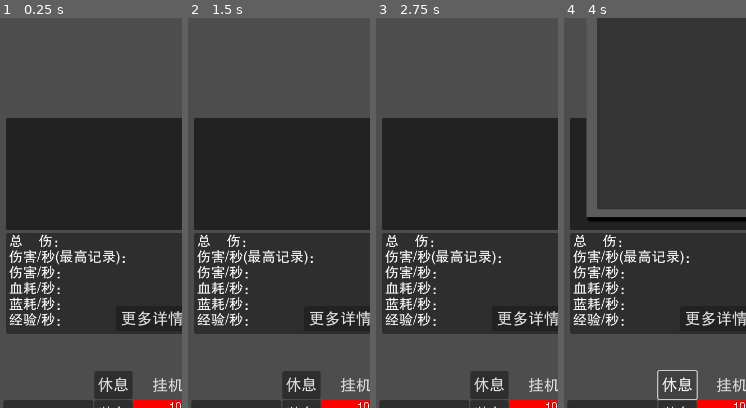
Above: before the commit, frames 1-4 (left to right).
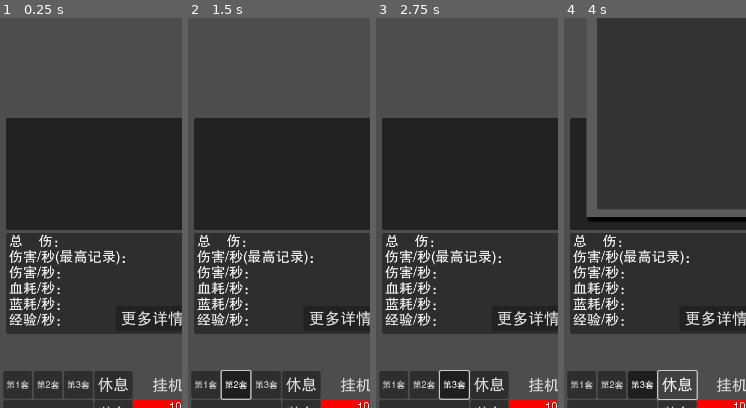
Above: after the commit, the same moments.

Repository: limingboGitHub/TextAdventure
Game: Godot game, scene res://src/scenes/game/world.tscn
Same seed, same stepped clock (60 frames per second), same inputs: the game is played once before the commit and once after it. This scene is started directly instead of the project's main scene.
Inputs (mouse positions are % of the whole screen's width and height, from its top left):
- Up to frame 1 (0.25 s): no input
- Up to frame 2 (1.5 s): click (5, 90) at 0.5 s, where only the run after the commit has a clickable "第1套"; click (13, 90) at 1.25 s, where only the run after the commit has a clickable "第2套"
- Up to frame 3 (2.75 s): click (22, 90) at 2 s, where only the run after the commit has a clickable "第3套"
- Up to frame 4 (4 s): click "大地图" at 2.75 s; click "休息" at 3.5 s
The pictures show only the part of the screen within x 0-50%, y 43-93%; the shares and areas given below are measured in that part.

The runs differ from the first frame. In frame 1, 3.0% of the frame differs, in the area x 2-52%, y 90-98%; in frame 2, 3.3%; in frame 3, 3.1%; in frame 4, 3.1%.
Error in both runs: Attempt to call function 'get_as_text' in base 'null instance' on a null instance. (res://src/core/res_manager.gd:221)

Commit message:
feat: 新增主页的快捷切换装备按钮

Diff:
--- a/src/scenes/dialog/role_equip_dialog.gd
+++ b/src/scenes/dialog/role_equip_dialog.gd
@@ -110,3 +110,7 @@
 
 func _on_tab_container_tab_changed(tab: int) -> void:
 	role_equip.set_current_equip_index(tab)
+
+
+func click_tab(index: int):
+	equip_tab_container.current_tab = index
--- a/src/scenes/game/world.gd
+++ b/src/scenes/game/world.gd
@@ -171,6 +171,8 @@
 	$CanvasLayer/UI/Dialog/AlchemyDialog.alchemy_maked.connect(_on_alchemy_maked)
 	# 监听地图选择事件
 	$CanvasLayer/UI/Dialog/MapSelectDialog.map_selected.connect(_on_npc_map_selected)
+	# 监听装备栏索引切换
+	data_world.get_data_role_equip().current_equip_index_changed.connect(_on_current_equip_index_changed)
 
 
 func _on_local_player_created(data_player: DataPlayer):
@@ -1133,3 +1135,26 @@
 		# MP不足且无法恢复，取消所有黑化怪物
 		data_world.black_monster_manager.clear_all()
 		ToastManager.add_toast("魔力不足，无法维持黑化召唤物")
+
+
+func _on_fast_equip_1_bt_toggled(toggled_on: bool) -> void:
+	if toggled_on:
+		$CanvasLayer/UI/Dialog/RoleEquipDialog.click_tab(0)
+		#data_world.get_data_role_equip().set_current_equip_index(0)
+
+
+func _on_fast_equip_2_bt_toggled(toggled_on: bool) -> void:
+	if toggled_on:
+		#data_world.get_data_role_equip().set_current_equip_index(1)
+		$CanvasLayer/UI/Dialog/RoleEquipDialog.click_tab(1)
+
+
+func _on_fast_equip_3_bt_toggled(toggled_on: bool) -> void:
+	if toggled_on:
+		#data_world.get_data_role_equip().set_current_equip_index(2)
+		$CanvasLayer/UI/Dialog/RoleEquipDialog.click_tab(2)
+
+
+func _on_current_equip_index_changed(index: int,items: Dictionary) -> void:
+	var tab_bt: Button = $CanvasLayer/UI/StatusBar/EquipTab.get_node("FastEquip" +str(index+1)+ "Bt")
+	tab_bt.button_pressed = true
--- a/src/scenes/game/world.tscn
+++ b/src/scenes/game/world.tscn
@@ -6,6 +6,7 @@
 [ext_resource type="Script" uid="uid://c8lc1mpnj7vtw" path="res://src/scenes/game/color_bar.gd" id="3_igcpe"]
 [ext_resource type="Script" uid="uid://ncw4cbq13qp8" path="res://src/scenes/widget/touch_button.gd" id="5_whnrt"]
 [ext_resource type="PackedScene" uid="uid://dyd4y7jhs3t5b" path="res://src/scenes/dialog/player_attri_dialog.tscn" id="6_58rbw"]
+[ext_resource type="ButtonGroup" uid="uid://rgcmc1kaqllu" path="res://theme/fast_equip_group.tres" id="6_f8mo6"]
 [ext_resource type="PackedScene" uid="uid://dyxpmgfjunylo" path="res://src/scenes/dialog/bag_dialog.tscn" id="7_8gm2p"]
 [ext_resource type="PackedScene" uid="uid://c1e0n06mrg3cd" path="res://src/scenes/game/buff_show.tscn" id="7_hccix"]
 [ext_resource type="PackedScene" uid="uid://6jqmon4r3h48" path="res://src/scenes/dialog/role_equip_dialog.tscn" id="8_8v1w8"]
@@ -337,6 +338,35 @@
 offset_right = 7.0
 offset_bottom = 1167.0
 
+[node name="EquipTab" type="HBoxContainer" parent="CanvasLayer/UI/StatusBar"]
+layout_mode = 0
+offset_left = 6.0
+offset_top = 1231.0
+offset_right = 167.0
+offset_bottom = 1280.0
+theme_override_constants/separation = 3
+
+[node name="FastEquip1Bt" type="Button" parent="CanvasLayer/UI/StatusBar/EquipTab"]
+custom_minimum_size = Vector2(51, 0)
+layout_mode = 2
+toggle_mode = true
+button_group = ExtResource("6_f8mo6")
+text = "第1套"
+
+[node name="FastEquip2Bt" type="Button" parent="CanvasLayer/UI/StatusBar/EquipTab"]
+custom_minimum_size = Vector2(51, 0)
+layout_mode = 2
+toggle_mode = true
+button_group = ExtResource("6_f8mo6")
+text = "第2套"
+
+[node name="FastEquip3Bt" type="Button" parent="CanvasLayer/UI/StatusBar/EquipTab"]
+custom_minimum_size = Vector2(51, 0)
+layout_mode = 2
+toggle_mode = true
+button_group = ExtResource("6_f8mo6")
+text = "第3套"
+
 [node name="MsgControl" parent="CanvasLayer/UI" instance=ExtResource("24_hpdnf")]
 offset_left = 11.0
 offset_top = 780.0
@@ -593,6 +623,9 @@
 [connection signal="pressed" from="CanvasLayer/UI/ButtonControl/AlchemyBt" to="." method="_on_alchemy_bt_pressed"]
 [connection signal="pressed" from="CanvasLayer/UI/ButtonControl/RoleInfoBt" to="." method="_on_role_info_bt_pressed"]
 [connection signal="pressed" from="CanvasLayer/UI/StatusBar/PlayerInfo" to="." method="_on_player_info_pressed"]
+[connection signal="toggled" from="CanvasLayer/UI/StatusBar/EquipTab/FastEquip1Bt" to="." method="_on_fast_equip_1_bt_toggled"]
+[connection signal="toggled" from="CanvasLayer/UI/StatusBar/EquipTab/FastEquip2Bt" to="." method="_on_fast_equip_2_bt_toggled"]
+[connection signal="toggled" from="CanvasLayer/UI/StatusBar/EquipTab/FastEquip3Bt" to="." method="_on_fast_equip_3_bt_toggled"]
 [connection signal="details_pressed" from="CanvasLayer/UI/StatsInfoControl" to="." method="_on_stats_info_control_details_pressed"]
 [connection signal="pressed" from="CanvasLayer/UI/MapGraph/MapCloseBt" to="." method="_on_map_close_bt_pressed"]
 [connection signal="pressed" from="CanvasLayer/UI/Dialog/DeadDialog/Back/ReviveBt" to="." method="_on_revive_bt_pressed"]
--- /dev/null
+++ b/theme/fast_equip_group.tres
@@ -0,0 +1,3 @@
+[gd_resource type="ButtonGroup" format=3 uid="uid://rgcmc1kaqllu"]
+
+[resource]
Not shown: 1 places in src/scenes/game/world.tscn that only renumber resources
